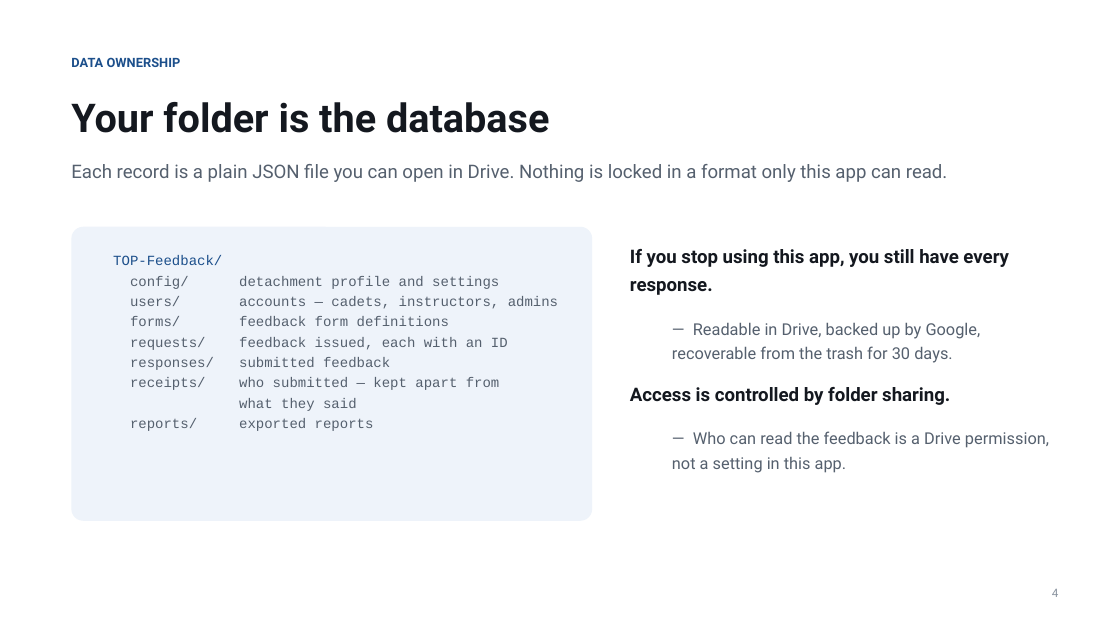
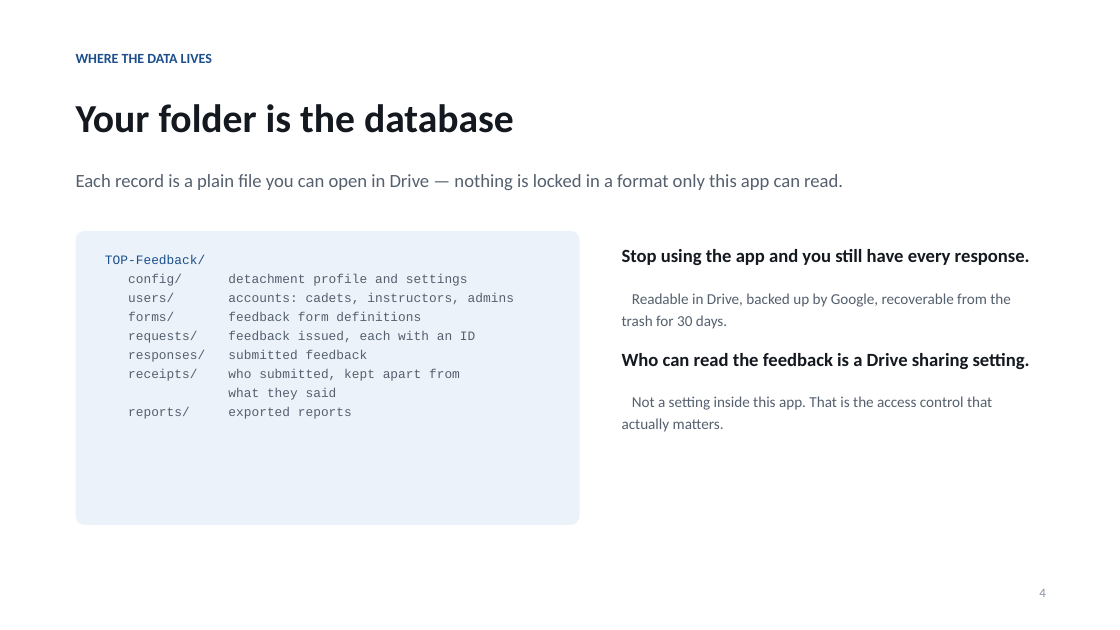
Before and after one commit to dmg-arts/my-pwa, a slide deck: slide 4 of docs/TOP-Feedback-Introduction.pptx. Drawn at 1120x630 pixels with LibreOffice and Linux fonts; fonts in the diff are those of the drawing. Boxes give left, top, right and bottom in pixels: in the first picture for what was removed or moved away, otherwise in the second. Text is boxed around its words. In the diff, an @@ line names an element or a change of style, - is before the commit and + after.

```diff
--- a/docs/TOP-Feedback-Introduction.pptx
+++ b/docs/TOP-Feedback-Introduction.pptx
@@ text at <box>76,54,212,63</box>: text changed; size 11 to 12 pt; font Roboto to Calibri @@
-DATA OWNERSHIP
+WHERE THE DATA LIVES
@@ text "Your folder is the database" at <box>76,104,514,133</box>: font Roboto to Calibri; line spacing 1.18 to 1.22 @@
@@ text at <box>76,174,843,190</box>: text changed; font Roboto to Calibri @@
-Each record is a plain JSON file you can open in Drive. Nothing is locked in a format only this app can read.
+Each record is a plain file you can open in Drive — nothing is locked in a format only this app can read.
@@ rounded rectangle: place and size @@
-rounded rectangle at <box>71,227,592,521</box>
+rounded rectangle at <box>76,231,580,525</box>
@@ rounded rectangle at <box>76,231,580,525</box>: fill #EEF3FA to #ECF2FA; proportions changed @@
@@ text at <box>105,255,475,419</box>: size 12 to 11 pt in "TOP-Feedback/", "config/ detachment profile and settings", "forms/ feedback form definitions", "requests/ feedback issued, each with an ID" and 3 more places @@
@@ text at <box>622,249,1030,432</box>: text changed; size 14 to 13 pt; font Roboto to Calibri @@
-If you stop using this app, you still have every response.
-  — Readable in Drive, backed up by Google, recoverable from the trash for 30 days.
-Access is controlled by folder sharing.
-  — Who can read the feedback is a Drive permission, not a setting in this app.
+Stop using the app and you still have every response.
+Readable in Drive, backed up by Google, recoverable from the trash for 30 days.
+Who can read the feedback is a Drive sharing setting.
+Not a setting inside this app. That is the access control that actually matters.
@@ text at <box>228,293,514,304</box>: text changed; size 12 to 11 pt @@
-users/ accounts — cadets, instructors, admins
+users/ accounts: cadets, instructors, admins
@@ text at <box>228,369,460,381</box>: text changed; size 12 to 11 pt @@
-receipts/ who submitted — kept apart from
+receipts/ who submitted, kept apart from
@@ text "4": place and size @@
-text "4" at <box>1052,589,1059,597</box>
+text "4" at <box>1039,589,1045,597</box>
@@ text "4" at <box>1039,589,1045,597</box>: size 10 to 11 pt, font Roboto to Calibri; line spacing 1.18 to 1.22 @@
```
Also in this commit, not shown: 16 other slides changed, 2 other files.
